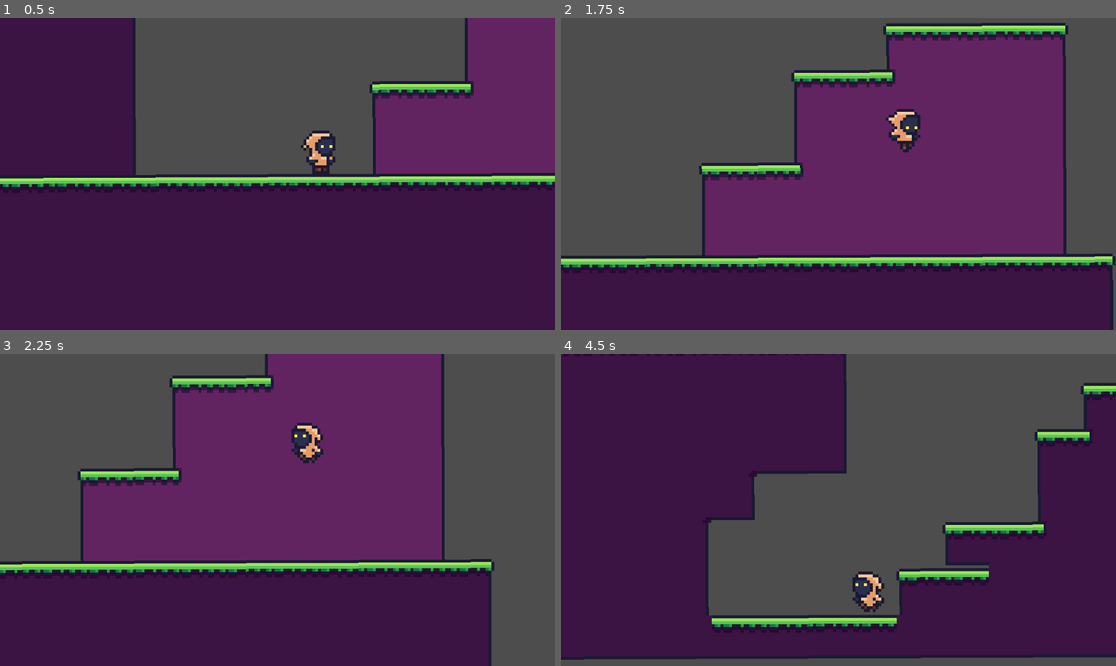
Above: before the commit, frames 1-4 (two rows, left to right).
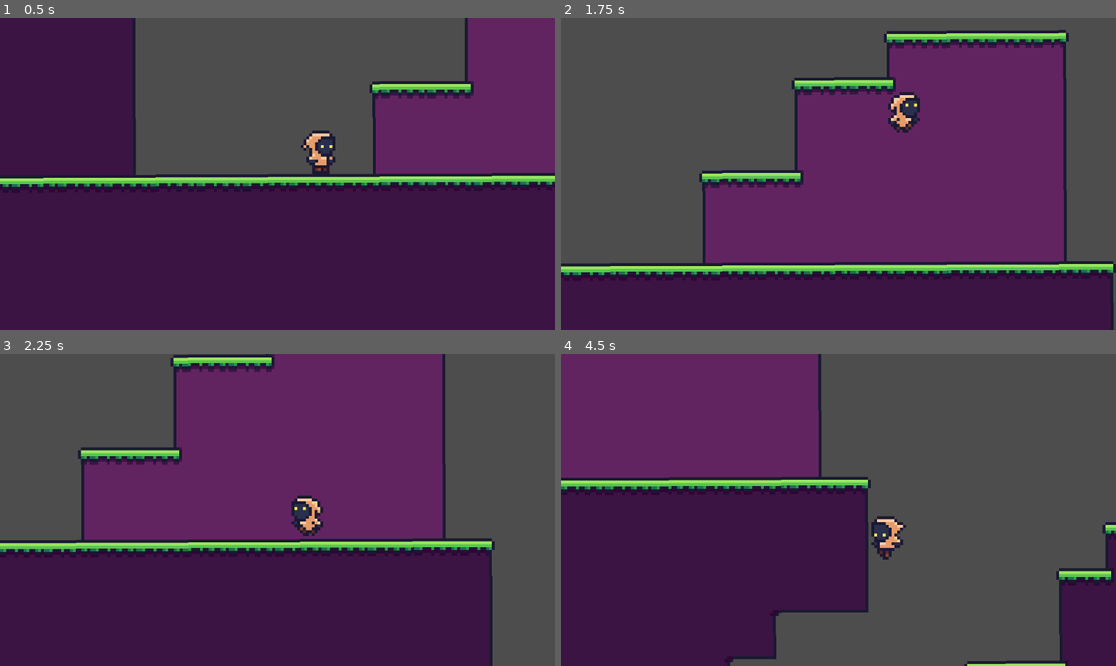
Above: after the commit, the same moments.

Repository: emilyahmad/first-platformer
Game: Godot game, scene res://Assets/Scenes/Areas/area_1.tscn
The game is run twice, just before and just after one commit, with the same random seed, the same clock (stepped at 60 frames per second) and the same inputs.
Inputs:
- Up to frame 1 (0.5 s): no input
- Up to frame 2 (1.75 s): tap Enter at 0.5 s; hold Right (move_right) from 0.53 s (still down); tap Space (jump) at 0.6, 0.77, 1.07, 1.35, 1.52 s
- Up to frame 3 (2.25 s): tap Space (jump) at 1.82, 2.1 s; release Right (move_right) at 2.03 s; hold Left (move_left) from 2.03 s (still down)
- Up to frame 4 (4.5 s): release Left (move_left) at 2.78 s; hold Right (move_right) 2.78-4.28 s; tap Space (jump) at 2.85, 3.02, 3.32, 3.6, 3.77, 4.07, 4.35 s; hold Left (move_left) from 4.28 s (still down)

Frame 1 is identical in both runs. In frame 2, 12% of the frame differs, in the area x 0-100%, y 1-100%; in frame 3, 16%; in frame 4, 58%, in the area x 0-100%, y 0-100%.

Commit message:
working again, fixing go down through one way bug

Diff:
--- a/Assets/Scenes/Areas/area_1.tscn
+++ b/Assets/Scenes/Areas/area_1.tscn
@@ -8,16 +8,16 @@
 0:0/0 = 0
 0:0/0/terrain_set = 0
 0:0/0/terrain = 0
-0:0/0/physics_layer_0/polygon_0/points = PackedVector2Array(-8, -8, 8, -8, 8, 8, -8, 8)
-0:0/0/physics_layer_1/polygon_0/points = PackedVector2Array(-8, -8, 8, -8, 8, 8, -8, 8)
+0:0/0/physics_layer_1/polygon_0/points = PackedVector2Array(-8, -8, 8, -8, 8, -4, -8, -4)
+0:0/0/physics_layer_1/polygon_0/one_way = true
 0:0/0/terrains_peering_bit/right_side = 0
 0:0/0/terrains_peering_bit/bottom_right_corner = 0
 0:0/0/terrains_peering_bit/bottom_side = 0
 1:0/0 = 0
 1:0/0/terrain_set = 0
 1:0/0/terrain = 0
-1:0/0/physics_layer_0/polygon_0/points = PackedVector2Array(-8, -8, 8, -8, 8, 8, -8, 8)
-1:0/0/physics_layer_1/polygon_0/points = PackedVector2Array(-8, -8, 8, -8, 8, 8, -8, 8)
+1:0/0/physics_layer_1/polygon_0/points = PackedVector2Array(-8, -8, 8, -8, 8, -4, -8, -4)
+1:0/0/physics_layer_1/polygon_0/one_way = true
 1:0/0/terrains_peering_bit/right_side = 0
 1:0/0/terrains_peering_bit/bottom_right_corner = 0
 1:0/0/terrains_peering_bit/bottom_side = 0
@@ -26,16 +26,16 @@
 2:0/0 = 0
 2:0/0/terrain_set = 0
 2:0/0/terrain = 0
-2:0/0/physics_layer_0/polygon_0/points = PackedVector2Array(-8, -8, 8, -8, 8, 8, -8, 8)
-2:0/0/physics_layer_1/polygon_0/points = PackedVector2Array(-8, -8, 8, -8, 8, 8, -8, 8)
+2:0/0/physics_layer_1/polygon_0/points = PackedVector2Array(-8, -8, 8, -8, 8, -4, -8, -4)
+2:0/0/physics_layer_1/polygon_0/one_way = true
 2:0/0/terrains_peering_bit/bottom_side = 0
 2:0/0/terrains_peering_bit/bottom_left_corner = 0
 2:0/0/terrains_peering_bit/left_side = 0
 3:0/0 = 0
 3:0/0/terrain_set = 0
 3:0/0/terrain = 0
-3:0/0/physics_layer_0/polygon_0/points = PackedVector2Array(-8, -8, 8, -8, 8, 8, -8, 8)
-3:0/0/physics_layer_1/polygon_0/points = PackedVector2Array(-8, -8, 8, -8, 8, 8, -8, 8)
+3:0/0/physics_layer_1/polygon_0/points = PackedVector2Array(-8, -8, 8, -8, 8, -4, -8, -4)
+3:0/0/physics_layer_1/polygon_0/one_way = true
 3:0/0/terrains_peering_bit/bottom_side = 0
 4:0/0 = 0
 4:0/0/terrain_set = 0
@@ -50,7 +50,6 @@
 5:0/0 = 0
 5:0/0/terrain_set = 0
 5:0/0/terrain = 0
-5:0/0/physics_layer_0/polygon_0/points = PackedVector2Array(-8, -8, 8, -8, 8, 8, -8, 8)
 5:0/0/terrains_peering_bit/right_side = 0
 5:0/0/terrains_peering_bit/bottom_right_corner = 0
 5:0/0/terrains_peering_bit/bottom_side = 0
@@ -137,26 +136,26 @@
 0:3/0 = 0
 0:3/0/terrain_set = 0
 0:3/0/terrain = 0
-0:3/0/physics_layer_0/polygon_0/points = PackedVector2Array(-8, -8, 8, -8, 8, 8, -8, 8)
-0:3/0/physics_layer_1/polygon_0/points = PackedVector2Array(-8, -8, 8, -8, 8, 8, -8, 8)
+0:3/0/physics_layer_1/polygon_0/points = PackedVector2Array(-8, -8, 8, -8, 8, -4, -8, -4)
+0:3/0/physics_layer_1/polygon_0/one_way = true
 0:3/0/terrains_peering_bit/right_side = 0
 1:3/0 = 0
 1:3/0/terrain_set = 0
 1:3/0/terrain = 0
-1:3/0/physics_layer_0/polygon_0/points = PackedVector2Array(-8, -8, 8, -8, 8, 8, -8, 8)
-1:3/0/physics_layer_1/polygon_0/points = PackedVector2Array(-8, -8, 8, -8, 8, 8, -8, 8)
+1:3/0/physics_layer_1/polygon_0/points = PackedVector2Array(-8, -8, 8, -8, 8, -4, -8, -4)
+1:3/0/physics_layer_1/polygon_0/one_way = true
 1:3/0/terrains_peering_bit/right_side = 0
 1:3/0/terrains_peering_bit/left_side = 0
 2:3/0 = 0
 2:3/0/terrain_set = 0
 2:3/0/terrain = 0
-2:3/0/physics_layer_0/polygon_0/points = PackedVector2Array(-8, -8, 8, -8, 8, 8, -8, 8)
-2:3/0/physics_layer_1/polygon_0/points = PackedVector2Array(-8, -8, 8, -8, 8, 8, -8, 8)
+2:3/0/physics_layer_1/polygon_0/points = PackedVector2Array(-8, -8, 8, -8, 8, -4, -8, -4)
+2:3/0/physics_layer_1/polygon_0/one_way = true
 2:3/0/terrains_peering_bit/left_side = 0
 3:3/0 = 0
 3:3/0/terrain_set = 0
-3:3/0/physics_layer_0/polygon_0/points = PackedVector2Array(-8, -8, 8, -8, 8, 8, -8, 8)
-3:3/0/physics_layer_1/polygon_0/points = PackedVector2Array(-8, -8, 8, -8, 8, 8, -8, 8)
+3:3/0/physics_layer_1/polygon_0/points = PackedVector2Array(-8, -8, 8, -8, 8, -4, -8, -4)
+3:3/0/physics_layer_1/polygon_0/one_way = true
 0:4/0 = 0
 0:4/0/terrain_set = 0
 0:4/0/terrain = 1
--- a/Assets/Scenes/player.tscn
+++ b/Assets/Scenes/player.tscn
@@ -3,6 +3,37 @@
 [ext_resource type="Texture2D" uid="uid://bdqxdqan5tg2e" path="res://Assets/Sprites/player.png" id="1_6cd4h"]
 [ext_resource type="Script" uid="uid://db0u2e6t42xt6" path="res://Assets/Scripts/player_controller.gd" id="1_7dd06"]
 [ext_resource type="Script" uid="uid://dvtfnn5an166y" path="res://Assets/Scripts/player_animator.gd" id="2_38rej"]
+
+[sub_resource type="Animation" id="Animation_38rej"]
+length = 0.001
+tracks/0/type = "value"
+tracks/0/imported = false
+tracks/0/enabled = true
+tracks/0/path = NodePath("PlayerAnimator/Sprite2D:region_rect")
+tracks/0/interp = 1
+tracks/0/loop_wrap = true
+tracks/0/keys = {
+"times": PackedFloat32Array(0),
+"transitions": PackedFloat32Array(1),
+"update": 0,
+"values": [Rect2(0, 0, 16, 16)]
+}
+
+[sub_resource type="Animation" id="Animation_w3t24"]
+resource_name = "fall"
+step = 0.033
+tracks/0/type = "value"
+tracks/0/imported = false
+tracks/0/enabled = true
+tracks/0/path = NodePath("PlayerAnimator/Sprite2D:region_rect")
+tracks/0/interp = 1
+tracks/0/loop_wrap = true
+tracks/0/keys = {
+"times": PackedFloat32Array(-0.00266038),
+"transitions": PackedFloat32Array(1),
+"update": 0,
+"values": [Rect2(0, 48, 16, 16)]
+}
 
 [sub_resource type="Animation" id="Animation_7dd06"]
 resource_name = "idle"
@@ -22,8 +53,9 @@
 "values": [Rect2(0, 0, 16, 16), Rect2(16, 0, 16, 16), Rect2(32, 0, 16, 16), Rect2(48, 0, 16, 16), Rect2(64, 0, 16, 16), Rect2(80, 0, 16, 16), Rect2(96, 0, 16, 16)]
 }
 
-[sub_resource type="Animation" id="Animation_38rej"]
-length = 0.001
+[sub_resource type="Animation" id="Animation_23lac"]
+resource_name = "jump"
+step = 0.033
 tracks/0/type = "value"
 tracks/0/imported = false
 tracks/0/enabled = true
@@ -34,7 +66,7 @@
 "times": PackedFloat32Array(0),
 "transitions": PackedFloat32Array(1),
 "update": 0,
-"values": [Rect2(0, 0, 16, 16)]
+"values": [Rect2(0, 32, 16, 16)]
 }
 
 [sub_resource type="Animation" id="Animation_t1xgp"]
@@ -52,38 +84,6 @@
 "transitions": PackedFloat32Array(1, 1, 1, 1, 1, 1),
 "update": 0,
 "values": [Rect2(0, 16, 16, 16), Rect2(0, 16, 16, 16), Rect2(16, 16, 16, 16), Rect2(32, 16, 16, 16), Rect2(48, 16, 16, 16), Rect2(0, 16, 16, 16)]
-}
-
-[sub_resource type="Animation" id="Animation_23lac"]
-resource_name = "jump"
-step = 0.033
-tracks/0/type = "value"
-tracks/0/imported = false
-tracks/0/enabled = true
-tracks/0/path = NodePath("PlayerAnimator/Sprite2D:region_rect")
-tracks/0/interp = 1
-tracks/0/loop_wrap = true
-tracks/0/keys = {
-"times": PackedFloat32Array(0),
-"transitions": PackedFloat32Array(1),
-"update": 0,
-"values": [Rect2(0, 32, 16, 16)]
-}
-
-[sub_resource type="Animation" id="Animation_w3t24"]
-resource_name = "fall"
-step = 0.033
-tracks/0/type = "value"
-tracks/0/imported = false
-tracks/0/enabled = true
-tracks/0/path = NodePath("PlayerAnimator/Sprite2D:region_rect")
-tracks/0/interp = 1
-tracks/0/loop_wrap = true
-tracks/0/keys = {
-"times": PackedFloat32Array(-0.00266038),
-"transitions": PackedFloat32Array(1),
-"update": 0,
-"values": [Rect2(0, 48, 16, 16)]
 }
 
 [sub_resource type="AnimationLibrary" id="AnimationLibrary_t1xgp"]
